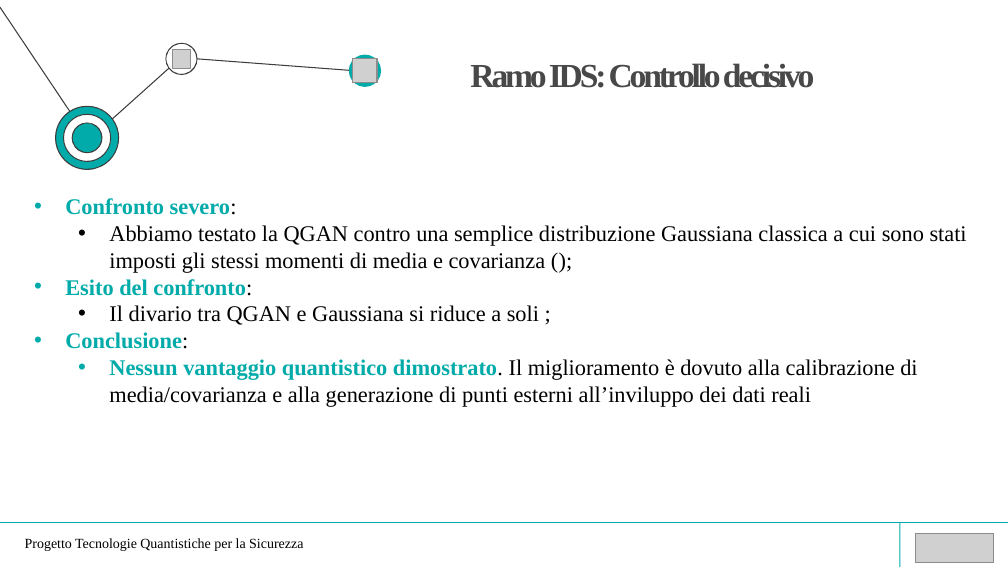
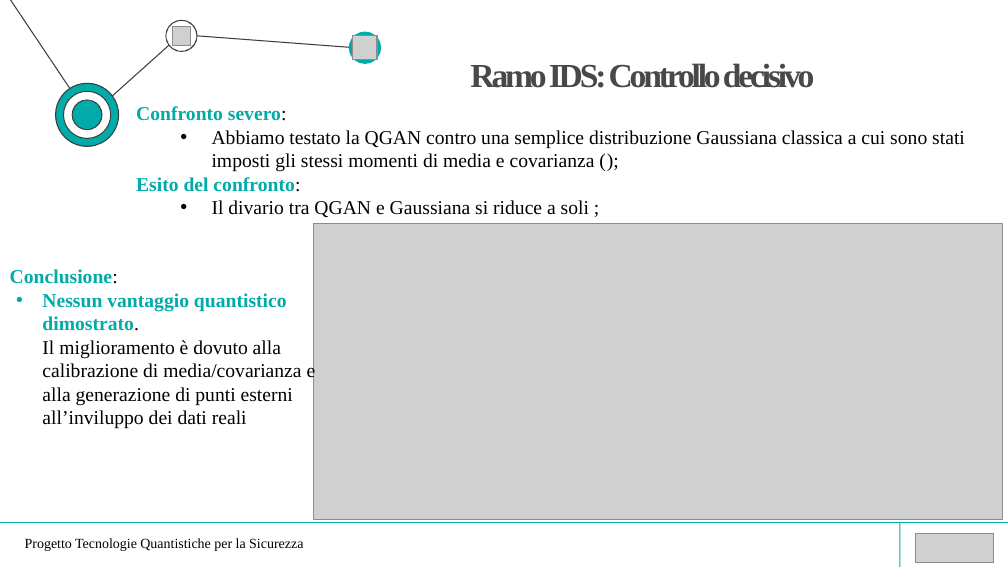
Before and after one commit to nf0101/qgan-qber, a slide deck: slide 7 of docs/presentazione.pptx. Drawn at 1008x567 pixels with LibreOffice and Linux fonts; fonts in the diff are those of the drawing; grey boxes stand for pictures. Boxes give left, top, right and bottom in pixels: in the first picture for what was removed or moved away, otherwise in the second. Text is boxed around its words. In the diff, an @@ line names an element or a change of style, - is before the commit and + after.

```diff
--- a/docs/presentazione.pptx
+++ b/docs/presentazione.pptx
@@ 3 freeform shapes: place and size @@
-3 freeform shapes at [55,42,198,169]
+3 freeform shapes at [55,20,198,147]
@@ 7 freeform shapes, 2 pictures: place and size @@
-7 freeform shapes, 2 pictures at [0,7,381,170]
+7 freeform shapes, 2 pictures at [0,0,381,147]
@@ text "Confronto severo:": place and size @@
-text "Confronto severo:" at [65,198,967,407]
+text "Confronto severo:" at [136,106,965,217]
@@ text "Confronto severo:" at [136,106,965,217]: size 16 to 14 pt; bullet • to none @@
@@ picture added at [313,223,1002,519] @@
@@ text added at [10,269,316,429], 14 pt, text #000000 @@
+Conclusione:
+• Nessun vantaggio quantistico dimostrato.
+  Il miglioramento è dovuto alla calibrazione di media/covarianza e alla generazione di punti esterni all’inviluppo dei dati reali
@@ text at [65,332,917,407]: paragraphs removed @@
-• Conclusione:
-  • Nessun vantaggio quantistico dimostrato. Il miglioramento è dovuto alla calibrazione di media/covarianza e alla generazione di punti esterni all’inviluppo dei dati reali
```
Also in this commit, not shown: 3 other slides changed, 1 slide removed, 1 other file.
